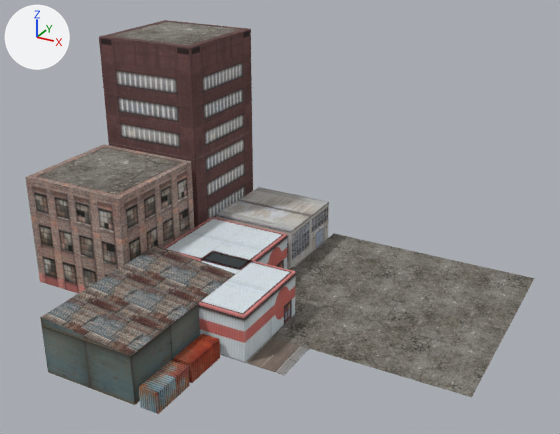
The FBX model Exe/SceneRoot/Assets/PSX/BuildingC.fbx as it was, and as the next commit left it.
Both versions are drawn from a 50 mm lens placed at (44.7, -68.3, 49.9), pointed at (3.7, 6.3, 12.6). The lights are fixed; the arrows at upper left show +X, +Y and +Z. The older version comes first.

The first picture shows 'Building_A', 'Building_B', 'Building_C', 'Building_C.001', 'Building_D', 'Building_E', 'Container_A', 'Container_B', 'Ground', 'Road'.
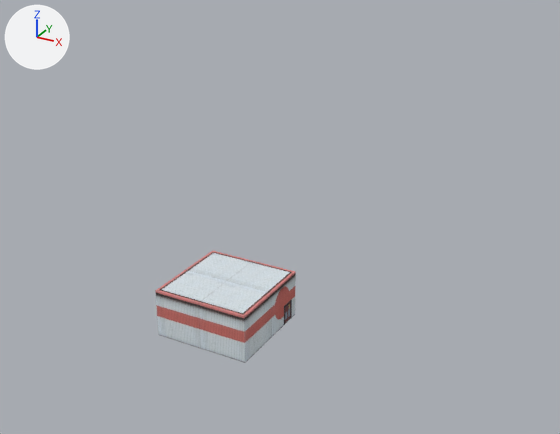
Boxes [x1, y1, x2, y2] around the edits, measured in the pictures (560 x 434 px):
'Ground', deleted
    before: [272, 234, 534, 397]
'Building_D', deleted
    before: [99, 20, 253, 228]
'Building_B', deleted
    before: [25, 144, 194, 293]
'Building_E', deleted
    before: [40, 246, 235, 405]
'Building_A', deleted
    before: [216, 187, 329, 270]
'Building_C', deleted
    before: [164, 217, 287, 270]
'Container_B', deleted
    before: [139, 360, 190, 414]
'Road', deleted
    before: [246, 337, 309, 375]
'Container_A', deleted (red)
    before: [174, 334, 220, 383]

Diff of the bpy script that builds the scene:
```diff
--- a/Exe/SceneRoot/Assets/PSX/BuildingC.fbx.py
+++ b/Exe/SceneRoot/Assets/PSX/BuildingC.fbx.py
@@ ob_building_b @@
-ob_building_b = bpy.data.objects.new('Building_B', me_building_b)
-ob_building_b.location = (-13.0, 12.0, 0.0)
@@ ob_container_b @@
-ob_container_b = bpy.data.objects.new('Container_B', me_container_b)
-ob_container_b.location = (3.0, -18.0, 0.0)
@@ ob_building_c @@
-ob_building_c = bpy.data.objects.new('Building_C', me_building_c)
-ob_building_c.location = (0.0, 15.0, 0.0)
@@ ob_building_d @@
-ob_building_d = bpy.data.objects.new('Building_D', me_building_d)
-ob_building_d.location = (-13.0, 28.0, 0.0)
@@ ob_building_a @@
-ob_building_a = bpy.data.objects.new('Building_A', me_building_a)
-ob_building_a.location = (0.0, 28.0, 0.0)
@@ ob_container_a @@
-ob_container_a = bpy.data.objects.new('Container_A', me_container_a)
-ob_container_a.location = (3.0, -12.0, 0.0)
@@ ob_road @@
-ob_road = bpy.data.objects.new('Road', me_road)
-ob_road.location = (11.0, 0.0, 0.0)
@@ ob_ground @@
-ob_ground = bpy.data.objects.new('Ground', me_ground)
-ob_ground.location = (30.0, 0.0, 0.0)
@@ ob_building_e @@
-ob_building_e = bpy.data.objects.new('Building_E', me_building_e)
-ob_building_e.location = (0.0, 2.0, 0.0)
```
